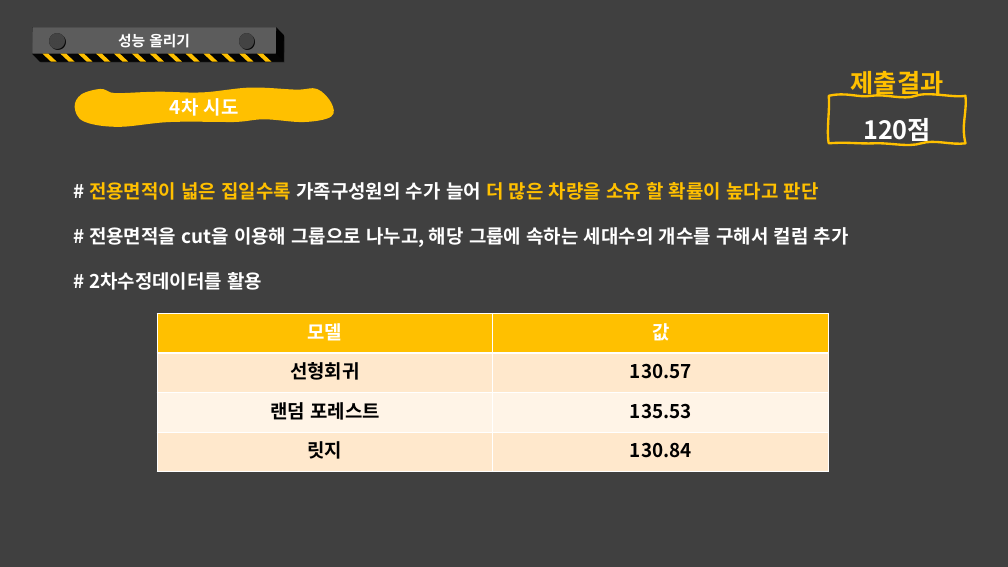
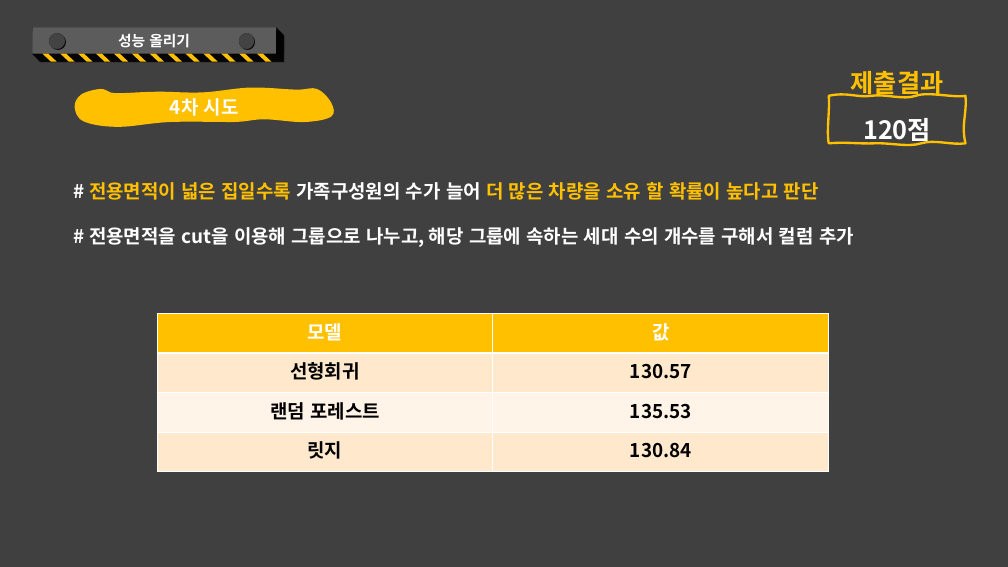
Before and after one commit to kkkkyoung/parking_project, a slide deck: slide 58 of PlayDate_2nd_project.pptx (slide 52 before the commit). Drawn at 1008x567 pixels with LibreOffice and Linux fonts; fonts in the diff are those of the drawing. Boxes give left, top, right and bottom in pixels: in the first picture for what was removed or moved away, otherwise in the second. Text is boxed around its words. In the diff, an @@ line names an element or a change of style, - is before the commit and + after.

Commit message:
목차 추가 수정

```diff
--- a/PlayDate_2nd_project.pptx
+++ b/PlayDate_2nd_project.pptx
@@ text at [89, 227, 854, 247]: text changed @@
-# 전용면적을 cut을 이용해 그룹으로 나누고, 해당 그룹에 속하는 세대수의 개수를 구해서 컬럼 추가
-# 2차수정데이터를 활용
+# 전용면적을 cut을 이용해 그룹으로 나누고, 해당 그룹에 속하는 세대 수의 개수를 구해서 컬럼 추가
```
Also in this commit, not shown: 23 other slides changed, 8 slides added, 1 slide removed.
